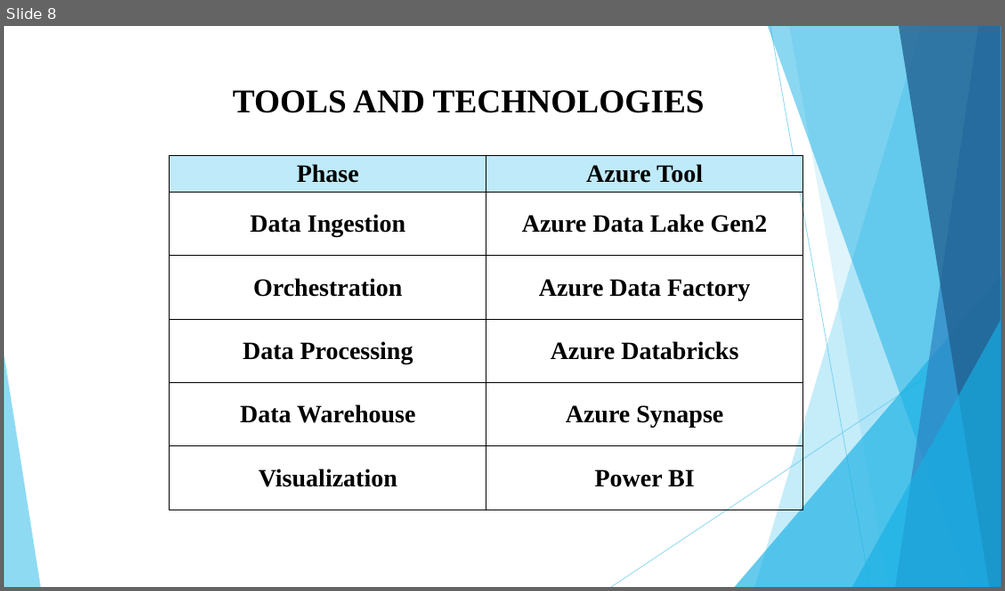
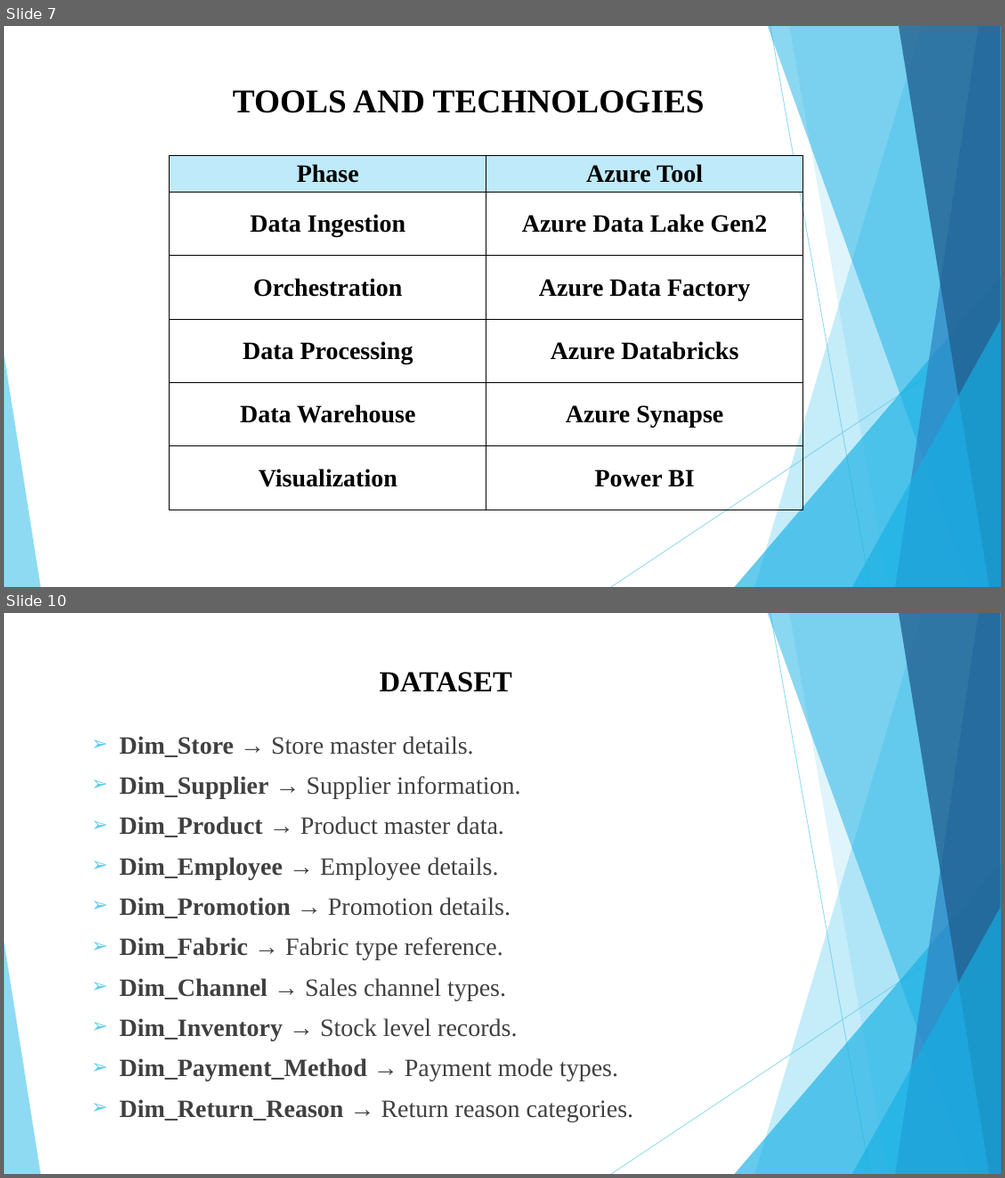
Before and after one commit to HemalaR/Smart-Analytics-For-Fashion-Sales, a slide deck: Smart Retail Analytics for Fashion Sales (1).pptx. Shown one above the other, each under a label of ours: slide 8 before the commit, slides 7 and 10 after it; the slides between them are not shown. The pictures are 1005x591 and 1005x1178 pixels, drawn with LibreOffice and Linux fonts; fonts in the diff are those of the drawing. Boxes give left, top, right and bottom in pixels: in the first picture for what was removed or moved away, otherwise in the second. Text is boxed around its words. In the diff, an @@ line names an element or a change of style, - is before the commit and + after.

```diff
--- a/Smart Retail Analytics for Fashion Sales (1).pptx
+++ b/Smart Retail Analytics for Fashion Sales (1).pptx
@@ slide 10 added at [4, 613, 1001, 1174], background #FFFFFF; not listed: 10 template elements that a slide beside it also shows @@
@@ text added at [380, 672, 512, 692], 28 pt, text #000000, bold @@
+DATASET
@@ text added at [120, 736, 633, 1121], 24.1 pt, text #404040 @@
+➢ Dim_Store → Store master details.
+➢ Dim_Supplier → Supplier information.
+➢ Dim_Product → Product master data.
+➢ Dim_Employee → Employee details.
+➢ Dim_Promotion → Promotion details.
+➢ Dim_Fabric → Fabric type reference.
+➢ Dim_Channel → Sales channel types.
+➢ Dim_Inventory → Stock level records.
+➢ Dim_Payment_Method → Payment mode types.
+➢ Dim_Return_Reason → Return reason categories.
@@ what was slide 8 is now slide 7 @@
```
Also in this commit, not shown: 7 slides changed, 19 other slides added, 3 slides removed, 21 other files.
